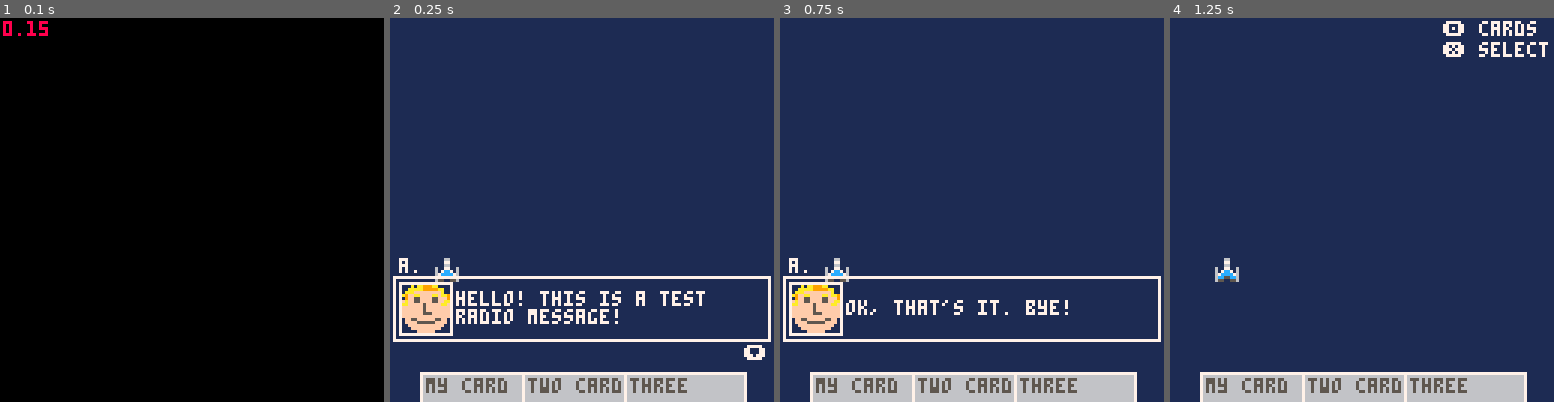
Above: before the commit, frames 1-4 (left to right).
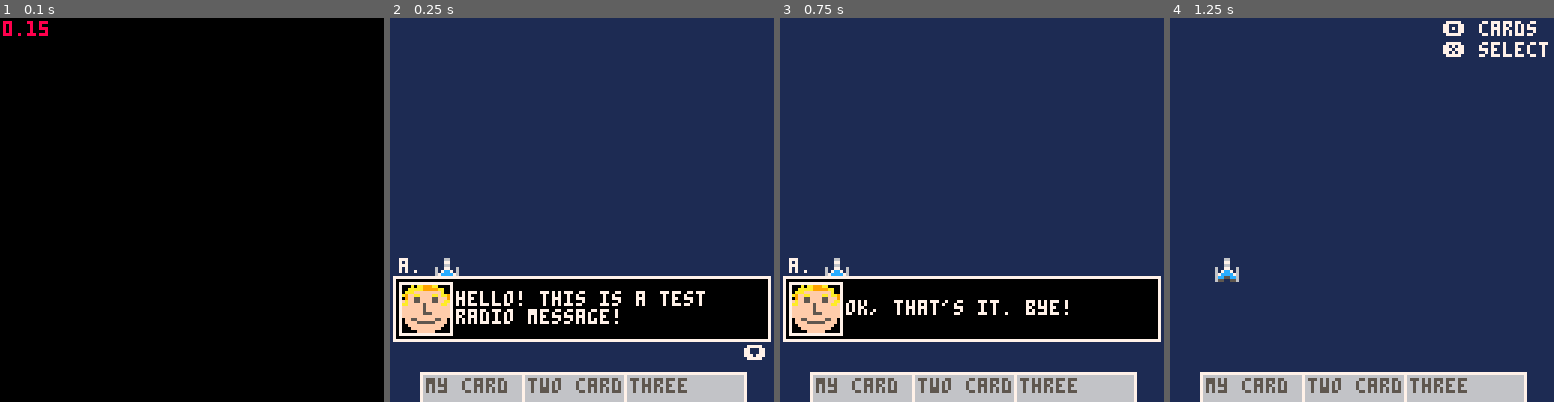
Above: after the commit, the same moments.

Repository: karjona/ondatra
Game: PICO-8 cartridge ondatra.p8
Two runs of this game, one before a commit and one after it. Both use one fixed random seed, a clock stepped at 60 frames per second and the inputs below.
Inputs:
- Up to frame 1 (0.1 s): no input
- Up to frame 2 (0.25 s): no input
- Up to frame 3 (0.75 s): tap X (X key) at 0.33 s; tap O (Z key) at 0.7 s
- Up to frame 4 (1.25 s): tap X (X key) at 1.07 s

Frame 1 is identical in both runs. In frame 2, 12% of the frame differs, in the area x 1-99%, y 67-84%; in frame 3, 13%; in frame 4, nothing differs.

Commit message:
Fix typo and add outer fill to radio box

Diff:
--- a/src/utilities/say.lua
+++ b/src/utilities/say.lua
@@ -43,7 +43,8 @@
       messagey += 3
     end
 
-    rect(startx, starty, startx + width, starty + height, 7) -- outter box
+    rect(startx, starty, startx + width, starty + height, 7) -- outer box
+    rectfill(startx + 1, starty + 1, startx + width - 1, starty + height - 1, 0) -- outer fill
     rect(startx + padding, starty + padding, startx + padding + portraitsize + 1, starty + padding + portraitsize + 1, 7) -- portrait box
     spr(1, startx + padding + 1, starty + padding + 1, 2, 2) -- portrait
     print(radio[1].actor, startx + padding, starty - 6) -- actor name
